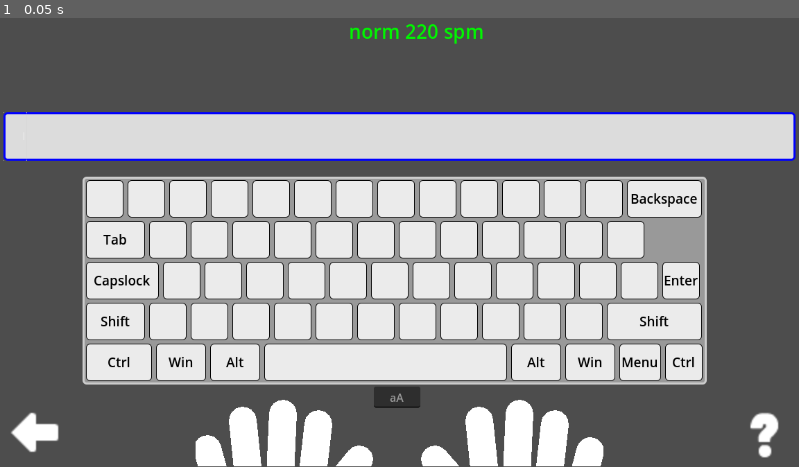
Above: before the commit, frame 1.
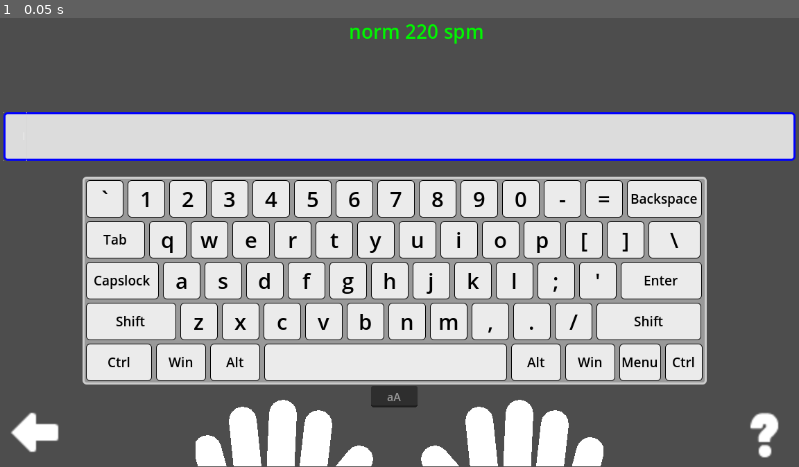
Above: after the commit, the same moment.

Repository: Medex81/100mina
Game: Godot game, scene res://app/scenes/types.tscn
Same seed, same stepped clock (60 frames per second), same inputs: the game is played once before the commit and once after it. This scene is started directly instead of the project's main scene.
Inputs:
- Up to frame 1 (0.05 s): no input

The runs differ from the first frame. In frame 1, 3.5% of the frame differs, in the area x 12-88%, y 38-87%.

Commit message:
Added default values for buttons. Not need clear buttons.

Diff:
--- a/app/scenes/key.gd
+++ b/app/scenes/key.gd
@@ -17,8 +17,6 @@
 			key_sets = _key_sets
 			var value = key_sets.find_key(TypeEngine.key_simple)
 			text = value if value else ""
-		else:
-			text = ""
 
 # data for a group of symbol buttons
 func on_send_group(data:String, is_right:bool = false)->bool:
--- a/app/scenes/keyboard.tscn
+++ b/app/scenes/keyboard.tscn
@@ -1,9 +1,9 @@
 [gd_scene load_steps=7 format=3 uid="uid://bymrmlve5oeyo"]
 
 [ext_resource type="Script" path="res://app/scenes/keyboard.gd" id="1_r5dri"]
-[ext_resource type="ButtonGroup" uid="uid://5qnxf2ay61yh" path="res://app/misc/symbols.tres" id="3_21ast"]
-[ext_resource type="PackedScene" uid="uid://r7qt23g4a2s1" path="res://app/scenes/key.tscn" id="3_n2nyq"]
-[ext_resource type="ButtonGroup" uid="uid://def37f6x6e5fc" path="res://app/misc/specials.tres" id="4_83hjl"]
+[ext_resource type="PackedScene" uid="uid://r7qt23g4a2s1" path="res://app/scenes/key.tscn" id="2_1klnl"]
+[ext_resource type="ButtonGroup" uid="uid://5qnxf2ay61yh" path="res://app/misc/symbols.tres" id="3_jan1f"]
+[ext_resource type="ButtonGroup" uid="uid://def37f6x6e5fc" path="res://app/misc/specials.tres" id="4_47v38"]
 [ext_resource type="Script" path="res://app/scenes/key_value.gd" id="6_8oo2w"]
 
 [sub_resource type="StyleBoxFlat" id="StyleBoxFlat_a7lhn"]
@@ -52,80 +52,93 @@
 layout_mode = 2
 theme_override_constants/separation = 6
 
-[node name="quoteleft" parent="qwerty/rows/digits" instance=ExtResource("3_n2nyq")]
-layout_mode = 2
-button_group = ExtResource("3_21ast")
-right_modif = true
-
-[node name="1" parent="qwerty/rows/digits" instance=ExtResource("3_n2nyq")]
-layout_mode = 2
-button_group = ExtResource("3_21ast")
-right_modif = true
-
-[node name="2" parent="qwerty/rows/digits" instance=ExtResource("3_n2nyq")]
-layout_mode = 2
-button_group = ExtResource("3_21ast")
-right_modif = true
-
-[node name="3" parent="qwerty/rows/digits" instance=ExtResource("3_n2nyq")]
-layout_mode = 2
-button_group = ExtResource("3_21ast")
+[node name="quoteleft" parent="qwerty/rows/digits" instance=ExtResource("2_1klnl")]
+layout_mode = 2
+button_group = ExtResource("3_jan1f")
+text = "`"
+right_modif = true
+
+[node name="1" parent="qwerty/rows/digits" instance=ExtResource("2_1klnl")]
+layout_mode = 2
+button_group = ExtResource("3_jan1f")
+text = "1"
+right_modif = true
+
+[node name="2" parent="qwerty/rows/digits" instance=ExtResource("2_1klnl")]
+layout_mode = 2
+button_group = ExtResource("3_jan1f")
+text = "2"
+right_modif = true
+
+[node name="3" parent="qwerty/rows/digits" instance=ExtResource("2_1klnl")]
+layout_mode = 2
+button_group = ExtResource("3_jan1f")
+text = "3"
 finger = 1
 right_modif = true
 
-[node name="4" parent="qwerty/rows/digits" instance=ExtResource("3_n2nyq")]
-layout_mode = 2
-button_group = ExtResource("3_21ast")
+[node name="4" parent="qwerty/rows/digits" instance=ExtResource("2_1klnl")]
+layout_mode = 2
+button_group = ExtResource("3_jan1f")
+text = "4"
 finger = 2
 right_modif = true
 
-[node name="5" parent="qwerty/rows/digits" instance=ExtResource("3_n2nyq")]
-layout_mode = 2
-button_group = ExtResource("3_21ast")
-finger = 3
-right_modif = true
-
-[node name="6" parent="qwerty/rows/digits" instance=ExtResource("3_n2nyq")]
-layout_mode = 2
-button_group = ExtResource("3_21ast")
-finger = 3
-right_modif = true
-
-[node name="7" parent="qwerty/rows/digits" instance=ExtResource("3_n2nyq")]
-layout_mode = 2
-button_group = ExtResource("3_21ast")
-finger = 6
-
-[node name="8" parent="qwerty/rows/digits" instance=ExtResource("3_n2nyq")]
-layout_mode = 2
-button_group = ExtResource("3_21ast")
+[node name="5" parent="qwerty/rows/digits" instance=ExtResource("2_1klnl")]
+layout_mode = 2
+button_group = ExtResource("3_jan1f")
+text = "5"
+finger = 3
+right_modif = true
+
+[node name="6" parent="qwerty/rows/digits" instance=ExtResource("2_1klnl")]
+layout_mode = 2
+button_group = ExtResource("3_jan1f")
+text = "6"
+finger = 3
+right_modif = true
+
+[node name="7" parent="qwerty/rows/digits" instance=ExtResource("2_1klnl")]
+layout_mode = 2
+button_group = ExtResource("3_jan1f")
+text = "7"
+finger = 6
+
+[node name="8" parent="qwerty/rows/digits" instance=ExtResource("2_1klnl")]
+layout_mode = 2
+button_group = ExtResource("3_jan1f")
+text = "8"
 finger = 7
 
-[node name="9" parent="qwerty/rows/digits" instance=ExtResource("3_n2nyq")]
-layout_mode = 2
-button_group = ExtResource("3_21ast")
+[node name="9" parent="qwerty/rows/digits" instance=ExtResource("2_1klnl")]
+layout_mode = 2
+button_group = ExtResource("3_jan1f")
+text = "9"
 finger = 8
 
-[node name="0" parent="qwerty/rows/digits" instance=ExtResource("3_n2nyq")]
-layout_mode = 2
-button_group = ExtResource("3_21ast")
-finger = 9
-
-[node name="minus" parent="qwerty/rows/digits" instance=ExtResource("3_n2nyq")]
-layout_mode = 2
-button_group = ExtResource("3_21ast")
-finger = 9
-
-[node name="equal" parent="qwerty/rows/digits" instance=ExtResource("3_n2nyq")]
-layout_mode = 2
-button_group = ExtResource("3_21ast")
-finger = 9
-
-[node name="backspace" parent="qwerty/rows/digits" instance=ExtResource("3_n2nyq")]
+[node name="0" parent="qwerty/rows/digits" instance=ExtResource("2_1klnl")]
+layout_mode = 2
+button_group = ExtResource("3_jan1f")
+text = "0"
+finger = 9
+
+[node name="minus" parent="qwerty/rows/digits" instance=ExtResource("2_1klnl")]
+layout_mode = 2
+button_group = ExtResource("3_jan1f")
+text = "-"
+finger = 9
+
+[node name="equal" parent="qwerty/rows/digits" instance=ExtResource("2_1klnl")]
+layout_mode = 2
+button_group = ExtResource("3_jan1f")
+text = "="
+finger = 9
+
+[node name="backspace" parent="qwerty/rows/digits" instance=ExtResource("2_1klnl")]
 custom_minimum_size = Vector2(108, 54)
 layout_mode = 2
 theme_override_font_sizes/font_size = 19
-button_group = ExtResource("4_83hjl")
+button_group = ExtResource("4_47v38")
 text = "Backspace"
 finger = 9
 right_modif = true
@@ -134,159 +147,185 @@
 layout_mode = 2
 theme_override_constants/separation = 6
 
-[node name="tab" parent="qwerty/rows/qwerty" instance=ExtResource("3_n2nyq")]
+[node name="tab" parent="qwerty/rows/qwerty" instance=ExtResource("2_1klnl")]
 custom_minimum_size = Vector2(85, 54)
 layout_mode = 2
 theme_override_font_sizes/font_size = 19
-button_group = ExtResource("4_83hjl")
+button_group = ExtResource("4_47v38")
 text = "Tab"
 
-[node name="q" parent="qwerty/rows/qwerty" instance=ExtResource("3_n2nyq")]
-layout_mode = 2
-button_group = ExtResource("3_21ast")
-right_modif = true
-
-[node name="w" parent="qwerty/rows/qwerty" instance=ExtResource("3_n2nyq")]
-layout_mode = 2
-button_group = ExtResource("3_21ast")
+[node name="q" parent="qwerty/rows/qwerty" instance=ExtResource("2_1klnl")]
+layout_mode = 2
+button_group = ExtResource("3_jan1f")
+text = "q"
+right_modif = true
+
+[node name="w" parent="qwerty/rows/qwerty" instance=ExtResource("2_1klnl")]
+layout_mode = 2
+button_group = ExtResource("3_jan1f")
+text = "w"
 finger = 1
 right_modif = true
 
-[node name="e" parent="qwerty/rows/qwerty" instance=ExtResource("3_n2nyq")]
-layout_mode = 2
-button_group = ExtResource("3_21ast")
+[node name="e" parent="qwerty/rows/qwerty" instance=ExtResource("2_1klnl")]
+layout_mode = 2
+button_group = ExtResource("3_jan1f")
+text = "e"
 finger = 2
 right_modif = true
 
-[node name="r" parent="qwerty/rows/qwerty" instance=ExtResource("3_n2nyq")]
-layout_mode = 2
-button_group = ExtResource("3_21ast")
-finger = 3
-right_modif = true
-
-[node name="t" parent="qwerty/rows/qwerty" instance=ExtResource("3_n2nyq")]
-layout_mode = 2
-button_group = ExtResource("3_21ast")
-finger = 3
-right_modif = true
-
-[node name="y" parent="qwerty/rows/qwerty" instance=ExtResource("3_n2nyq")]
-layout_mode = 2
-button_group = ExtResource("3_21ast")
-finger = 6
-right_modif = true
-
-[node name="u" parent="qwerty/rows/qwerty" instance=ExtResource("3_n2nyq")]
-layout_mode = 2
-button_group = ExtResource("3_21ast")
-finger = 6
-
-[node name="i" parent="qwerty/rows/qwerty" instance=ExtResource("3_n2nyq")]
-layout_mode = 2
-button_group = ExtResource("3_21ast")
+[node name="r" parent="qwerty/rows/qwerty" instance=ExtResource("2_1klnl")]
+layout_mode = 2
+button_group = ExtResource("3_jan1f")
+text = "r"
+finger = 3
+right_modif = true
+
+[node name="t" parent="qwerty/rows/qwerty" instance=ExtResource("2_1klnl")]
+layout_mode = 2
+button_group = ExtResource("3_jan1f")
+text = "t"
+finger = 3
+right_modif = true
+
+[node name="y" parent="qwerty/rows/qwerty" instance=ExtResource("2_1klnl")]
+layout_mode = 2
+button_group = ExtResource("3_jan1f")
+text = "y"
+finger = 6
+right_modif = true
+
+[node name="u" parent="qwerty/rows/qwerty" instance=ExtResource("2_1klnl")]
+layout_mode = 2
+button_group = ExtResource("3_jan1f")
+text = "u"
+finger = 6
+
+[node name="i" parent="qwerty/rows/qwerty" instance=ExtResource("2_1klnl")]
+layout_mode = 2
+button_group = ExtResource("3_jan1f")
+text = "i"
 finger = 7
 
-[node name="o" parent="qwerty/rows/qwerty" instance=ExtResource("3_n2nyq")]
-layout_mode = 2
-button_group = ExtResource("3_21ast")
+[node name="o" parent="qwerty/rows/qwerty" instance=ExtResource("2_1klnl")]
+layout_mode = 2
+button_group = ExtResource("3_jan1f")
+text = "o"
 finger = 8
 
-[node name="p" parent="qwerty/rows/qwerty" instance=ExtResource("3_n2nyq")]
-layout_mode = 2
-button_group = ExtResource("3_21ast")
-finger = 9
-
-[node name="bracketleft" parent="qwerty/rows/qwerty" instance=ExtResource("3_n2nyq")]
-layout_mode = 2
-button_group = ExtResource("3_21ast")
-finger = 9
-
-[node name="bracketright" parent="qwerty/rows/qwerty" instance=ExtResource("3_n2nyq")]
-layout_mode = 2
-button_group = ExtResource("3_21ast")
+[node name="p" parent="qwerty/rows/qwerty" instance=ExtResource("2_1klnl")]
+layout_mode = 2
+button_group = ExtResource("3_jan1f")
+text = "p"
+finger = 9
+
+[node name="bracketleft" parent="qwerty/rows/qwerty" instance=ExtResource("2_1klnl")]
+layout_mode = 2
+button_group = ExtResource("3_jan1f")
+text = "["
+finger = 9
+
+[node name="bracketright" parent="qwerty/rows/qwerty" instance=ExtResource("2_1klnl")]
+layout_mode = 2
+button_group = ExtResource("3_jan1f")
+text = "]"
+finger = 9
+
+[node name="backslash" parent="qwerty/rows/qwerty" instance=ExtResource("2_1klnl")]
+custom_minimum_size = Vector2(75, 54)
+layout_mode = 2
+button_group = ExtResource("3_jan1f")
+text = "\\"
 finger = 9
 
 [node name="center" type="HBoxContainer" parent="qwerty/rows"]
 layout_mode = 2
 theme_override_constants/separation = 6
 
-[node name="capslock" parent="qwerty/rows/center" instance=ExtResource("3_n2nyq")]
+[node name="capslock" parent="qwerty/rows/center" instance=ExtResource("2_1klnl")]
 custom_minimum_size = Vector2(105, 54)
 layout_mode = 2
 theme_override_font_sizes/font_size = 19
-button_group = ExtResource("4_83hjl")
+button_group = ExtResource("4_47v38")
 text = "Capslock"
 
-[node name="a" parent="qwerty/rows/center" instance=ExtResource("3_n2nyq")]
-layout_mode = 2
-button_group = ExtResource("3_21ast")
-right_modif = true
-
-[node name="s" parent="qwerty/rows/center" instance=ExtResource("3_n2nyq")]
-layout_mode = 2
-button_group = ExtResource("3_21ast")
+[node name="a" parent="qwerty/rows/center" instance=ExtResource("2_1klnl")]
+layout_mode = 2
+button_group = ExtResource("3_jan1f")
+text = "a"
+right_modif = true
+
+[node name="s" parent="qwerty/rows/center" instance=ExtResource("2_1klnl")]
+layout_mode = 2
+button_group = ExtResource("3_jan1f")
+text = "s"
 finger = 1
 right_modif = true
 
-[node name="d" parent="qwerty/rows/center" instance=ExtResource("3_n2nyq")]
-layout_mode = 2
-button_group = ExtResource("3_21ast")
+[node name="d" parent="qwerty/rows/center" instance=ExtResource("2_1klnl")]
+layout_mode = 2
+button_group = ExtResource("3_jan1f")
+text = "d"
 finger = 2
 right_modif = true
 
-[node name="f" parent="qwerty/rows/center" instance=ExtResource("3_n2nyq")]
-layout_mode = 2
-button_group = ExtResource("3_21ast")
-finger = 3
-right_modif = true
-
-[node name="g" parent="qwerty/rows/center" instance=ExtResource("3_n2nyq")]
-layout_mode = 2
-button_group = ExtResource("3_21ast")
-finger = 3
-right_modif = true
-
-[node name="h" parent="qwerty/rows/center" instance=ExtResource("3_n2nyq")]
-layout_mode = 2
-button_group = ExtResource("3_21ast")
-finger = 6
-
-[node name="j" parent="qwerty/rows/center" instance=ExtResource("3_n2nyq")]
-layout_mode = 2
-button_group = ExtResource("3_21ast")
-finger = 6
-
-[node name="k" parent="qwerty/rows/center" instance=ExtResource("3_n2nyq")]
-layout_mode = 2
-button_group = ExtResource("3_21ast")
+[node name="f" parent="qwerty/rows/center" instance=ExtResource("2_1klnl")]
+layout_mode = 2
+button_group = ExtResource("3_jan1f")
+text = "f"
+finger = 3
+right_modif = true
+
+[node name="g" parent="qwerty/rows/center" instance=ExtResource("2_1klnl")]
+layout_mode = 2
+button_group = ExtResource("3_jan1f")
+text = "g"
+finger = 3
+right_modif = true
+
+[node name="h" parent="qwerty/rows/center" instance=ExtResource("2_1klnl")]
+layout_mode = 2
+button_group = ExtResource("3_jan1f")
+text = "h"
+finger = 6
+
+[node name="j" parent="qwerty/rows/center" instance=ExtResource("2_1klnl")]
+layout_mode = 2
+button_group = ExtResource("3_jan1f")
+text = "j"
+finger = 6
+
+[node name="k" parent="qwerty/rows/center" instance=ExtResource("2_1klnl")]
+layout_mode = 2
+button_group = ExtResource("3_jan1f")
+text = "k"
 finger = 7
 
-[node name="l" parent="qwerty/rows/center" instance=ExtResource("3_n2nyq")]
-layout_mode = 2
-button_group = ExtResource("3_21ast")
+[node name="l" parent="qwerty/rows/center" instance=ExtResource("2_1klnl")]
+layout_mode = 2
+button_group = ExtResource("3_jan1f")
+text = "l"
 finger = 8
 
-[node name="semicolon" parent="qwerty/rows/center" instance=ExtResource("3_n2nyq")]
-layout_mode = 2
-button_group = ExtResource("3_21ast")
-finger = 9
-
-[node name="apostrophe" parent="qwerty/rows/center" instance=ExtResource("3_n2nyq")]
-layout_mode = 2
-button_group = ExtResource("3_21ast")
-finger = 9
-
-[node name="backslash" parent="qwerty/rows/center" instance=ExtResource("3_n2nyq")]
-layout_mode = 2
-button_group = ExtResource("3_21ast")
-finger = 9
-
-[node name="enter" parent="qwerty/rows/center" instance=ExtResource("3_n2nyq")]
+[node name="semicolon" parent="qwerty/rows/center" instance=ExtResource("2_1klnl")]
+layout_mode = 2
+button_group = ExtResource("3_jan1f")
+text = ";"
+finger = 9
+
+[node name="apostrophe" parent="qwerty/rows/center" instance=ExtResource("2_1klnl")]
+layout_mode = 2
+button_group = ExtResource("3_jan1f")
+text = "'"
+finger = 9
+
+[node name="enter" parent="qwerty/rows/center" instance=ExtResource("2_1klnl")]
+custom_minimum_size = Vector2(117, 54)
 layout_mode = 2
 size_flags_horizontal = 0
 size_flags_vertical = 0
 theme_override_font_sizes/font_size = 19
-button_group = ExtResource("4_83hjl")
+button_group = ExtResource("4_47v38")
 text = "Enter"
 finger = 9
 right_modif = true
@@ -295,78 +334,90 @@
 layout_mode = 2
 theme_override_constants/separation = 6
 
-[node name="shiftleft" parent="qwerty/rows/shifts" instance=ExtResource("3_n2nyq")]
-custom_minimum_size = Vector2(85, 54)
-layout_mode = 2
-theme_override_font_sizes/font_size = 19
-button_group = ExtResource("4_83hjl")
+[node name="shiftleft" parent="qwerty/rows/shifts" instance=ExtResource("2_1klnl")]
+custom_minimum_size = Vector2(130, 54)
+layout_mode = 2
+theme_override_font_sizes/font_size = 19
+button_group = ExtResource("4_47v38")
 text = "Shift"
 
-[node name="less" parent="qwerty/rows/shifts" instance=ExtResource("3_n2nyq")]
-layout_mode = 2
-button_group = ExtResource("3_21ast")
-right_modif = true
-
-[node name="z" parent="qwerty/rows/shifts" instance=ExtResource("3_n2nyq")]
-layout_mode = 2
-button_group = ExtResource("3_21ast")
+[node name="less" parent="qwerty/rows/shifts" instance=ExtResource("2_1klnl")]
+visible = false
+layout_mode = 2
+button_group = ExtResource("3_jan1f")
+text = "<"
+right_modif = true
+
+[node name="z" parent="qwerty/rows/shifts" instance=ExtResource("2_1klnl")]
+layout_mode = 2
+button_group = ExtResource("3_jan1f")
+text = "z"
 finger = 1
 right_modif = true
 
-[node name="x" parent="qwerty/rows/shifts" instance=ExtResource("3_n2nyq")]
-layout_mode = 2
-button_group = ExtResource("3_21ast")
+[node name="x" parent="qwerty/rows/shifts" instance=ExtResource("2_1klnl")]
+layout_mode = 2
+button_group = ExtResource("3_jan1f")
+text = "x"
 finger = 2
 right_modif = true
 
-[node name="c" parent="qwerty/rows/shifts" instance=ExtResource("3_n2nyq")]
-layout_mode = 2
-button_group = ExtResource("3_21ast")
-finger = 3
-right_modif = true
-
-[node name="v" parent="qwerty/rows/shifts" instance=ExtResource("3_n2nyq")]
-layout_mode = 2
-button_group = ExtResource("3_21ast")
-finger = 3
-right_modif = true
-
-[node name="b" parent="qwerty/rows/shifts" instance=ExtResource("3_n2nyq")]
-layout_mode = 2
-button_group = ExtResource("3_21ast")
-finger = 3
-right_modif = true
-
-[node name="n" parent="qwerty/rows/shifts" instance=ExtResource("3_n2nyq")]
-layout_mode = 2
-button_group = ExtResource("3_21ast")
-finger = 6
-
-[node name="m" parent="qwerty/rows/shifts" instance=ExtResource("3_n2nyq")]
-layout_mode = 2
-button_group = ExtResource("3_21ast")
-finger = 6
-
-[node name="comma" parent="qwerty/rows/shifts" instance=ExtResource("3_n2nyq")]
-layout_mode = 2
-button_group = ExtResource("3_21ast")
+[node name="c" parent="qwerty/rows/shifts" instance=ExtResource("2_1klnl")]
+layout_mode = 2
+button_group = ExtResource("3_jan1f")
+text = "c"
+finger = 3
+right_modif = true
+
+[node name="v" parent="qwerty/rows/shifts" instance=ExtResource("2_1klnl")]
+layout_mode = 2
+button_group = ExtResource("3_jan1f")
+text = "v"
+finger = 3
+right_modif = true
+
+[node name="b" parent="qwerty/rows/shifts" instance=ExtResource("2_1klnl")]
+layout_mode = 2
+button_group = ExtResource("3_jan1f")
+text = "b"
+finger = 3
+right_modif = true
+
+[node name="n" parent="qwerty/rows/shifts" instance=ExtResource("2_1klnl")]
+layout_mode = 2
+button_group = ExtResource("3_jan1f")
+text = "n"
+finger = 6
+
+[node name="m" parent="qwerty/rows/shifts" instance=ExtResource("2_1klnl")]
+layout_mode = 2
+button_group = ExtResource("3_jan1f")
+text = "m"
+finger = 6
+
+[node name="comma" parent="qwerty/rows/shifts" instance=ExtResource("2_1klnl")]
+layout_mode = 2
+button_group = ExtResource("3_jan1f")
+text = ","
 finger = 7
 
-[node name="period" parent="qwerty/rows/shifts" instance=ExtResource("3_n2nyq")]
-layout_mode = 2
-button_group = ExtResource("3_21ast")
+[node name="period" parent="qwerty/rows/shifts" instance=ExtResource("2_1klnl")]
+layout_mode = 2
+button_group = ExtResource("3_jan1f")
+text = "."
 finger = 8
 
-[node name="slash" parent="qwerty/rows/shifts" instance=ExtResource("3_n2nyq")]
-layout_mode = 2
-button_group = ExtResource("3_21ast")
-finger = 9
-
-[node name="shiftright" parent="qwerty/rows/shifts" instance=ExtResource("3_n2nyq")]
-custom_minimum_size = Vector2(137, 54)
-layout_mode = 2
-theme_override_font_sizes/font_size = 19
-button_group = ExtResource("4_83hjl")
+[node name="slash" parent="qwerty/rows/shifts" instance=ExtResource("2_1klnl")]
+layout_mode = 2
+button_group = ExtResource("3_jan1f")
+text = "/"
+finger = 9
+
+[node name="shiftright" parent="qwerty/rows/shifts" instance=ExtResource("2_1klnl")]
+custom_minimum_size = Vector2(151, 54)
+layout_mode = 2
+theme_override_font_sizes/font_size = 19
+button_group = ExtResource("4_47v38")
 text = "Shift"
 finger = 9
 right_modif = true
@@ -451,11 +502,18 @@
 metadata/_edit_use_anchors_ = true
 
 [node name="key_value" type="LineEdit" parent="."]
-layout_mode = 2
-offset_left = 420.0
-offset_top = 303.0
-offset_right = 487.062
-offset_bottom = 334.0
+layout_mode = 1
+anchors_preset = 7
+anchor_left = 0.5
+anchor_top = 1.0
+anchor_right = 0.5
+anchor_bottom = 1.0
+offset_left = -33.5312
+offset_top = 2.0
+offset_right = 33.5312
+offset_bottom = 33.0
+grow_horizontal = 2
+grow_vertical = 0
 placeholder_text = "aA"
 alignment = 1
 max_length = 4
@@ -464,6 +522,7 @@
 selecting_enabled = false
 deselect_on_focus_loss_enabled = false
 script = ExtResource("6_8oo2w")
+metadata/_edit_use_anchors_ = true
 
 [connection signal="send_key_value_dict" from="key_value" to="." method="_on_key_value_send_key_value_dict"]
 [connection signal="text_changed" from="key_value" to="key_value" method="_on_text_changed"]
Not shown: 1 places in app/scenes/keyboard.tscn that only renumber resources
